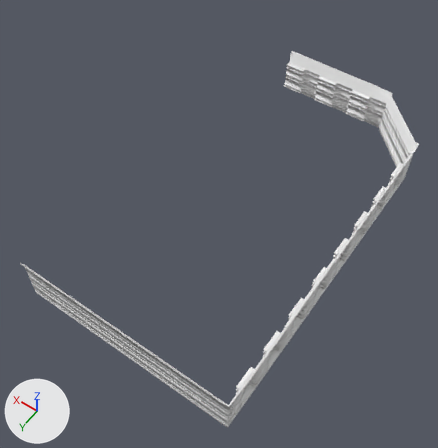
The OBJ model thehive/assets/Models/INT8_T/40.obj as it was, and as the next commit left it.
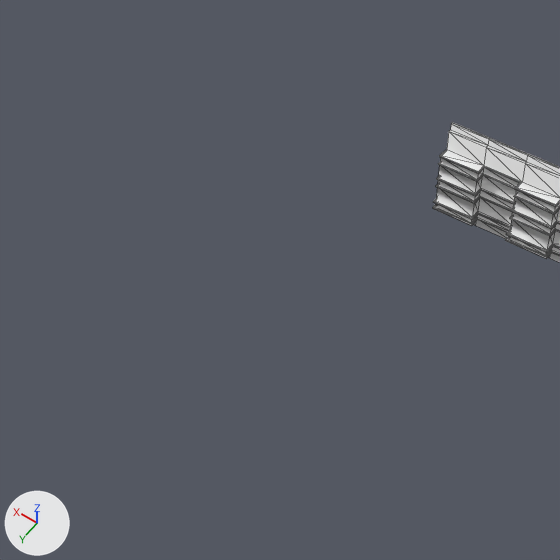
Each version is shown whole from a 50 mm camera at (-20.6, 36.2, 50.8) aimed at (3.8, 2.1, -2.8), then close up on the part from 24% to 77% of the width and 0% to 52% of the height. The lights are fixed; the arrows at lower left show +X, +Y and +Z. The close-ups show mesh edges as thin lines. Where no turn or scale is listed for an object, it has been applied to the vertices.

In view in the first close-up: 'Ed_1_PlantaBaja_Cube.000'.
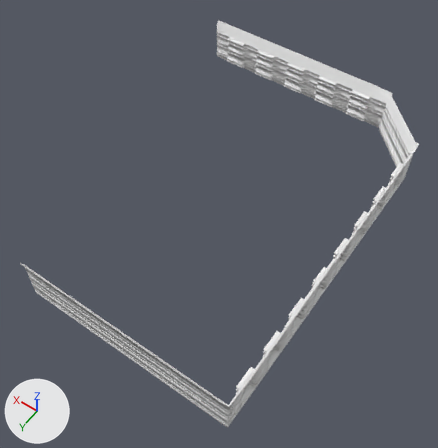
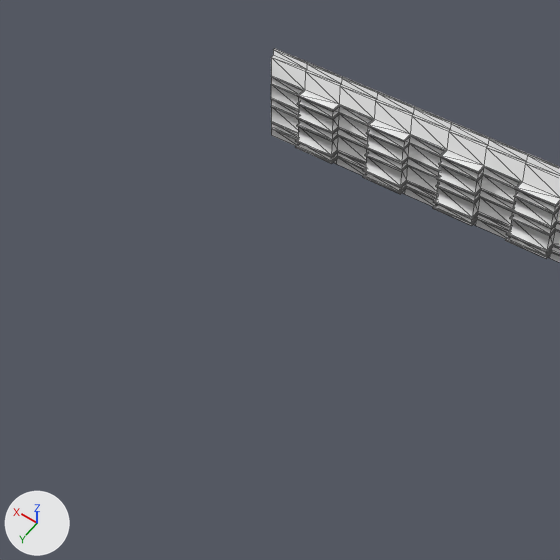
Changed parts and their boxes [x1, y1, x2, y2] in the close-ups (560 x 560 px):
'Ed_1_PlantaBaja_Cube.000', reshaped: before [433, 122, 560, 263]; after [271, 48, 560, 263]
part 1 of me_ed_1_plantabaja_cube_000, added: after [271, 48, 452, 206]

Edits to the bpy script that builds the scene:
```text
Change me_ed_1_plantabaja_cube_000:
    used by ob_ed_1_plantabaja_cube_000; location = (0.0, 0.0, 0.0)
    remove me_ed_1_plantabaja_cube_000.from_pydata(...)  # 1424 vertices, 2726 faces; spans x -10.5..13.8, y -22.7..20.6, z -2.7..2.9
    add me_ed_1_plantabaja_cube_000.from_pydata(...)  # 1670 vertices, 3210 faces; spans x -10.5..21.6, y -22.7..20.6, z -2.7..2.9
    me_ed_1_plantabaja_cube_000 part 1
    70 vertices are added at x 12.2..21.6, y -22.4..-21.7, z -2.2..1.3
    18 new vertices lie (2.3, 0.0, 0.0) away from vertices in x 10.0, y -22.7..-22.4, z -2.7..2.9
    12 new vertices lie (0.0, 0.6, 0.0) away from vertices in x 12.3, y -22.4, z -2.2..1.3
    20 new vertices lie (2.3, 0.0, 0.0) away from vertices in x 12.3, y -22.7..-21.8, z -2.7..2.9
    10 new vertices lie (0.0, -0.6, 0.0) away from vertices in x 14.6, y -21.8, z -2.2..1.3
    18 new vertices lie (2.4, 0.0, 0.0) away from vertices in x 14.6, y -22.7..-22.4, z -2.7..2.9
    12 new vertices lie (0.0, 0.6, 0.0) away from vertices in x 17.0, y -22.4, z -2.2..1.3
    22 new vertices lie (2.3, 0.0, 0.0) away from vertices in x 14.6..17.0, y -22.7..-21.8, z -2.7..2.9
    16 new vertices lie (2.5, 0.0, 0.0) away from vertices in x 12.2..16.9, y -21.8..-21.7, z -2.2..1.3
    26 new vertices lie (0.0, -0.6, 0.0) away from vertices in x 14.7..19.4, y -21.8..-21.7, z -2.2..1.3
    22 new vertices lie (2.3, 0.0, 0.0) away from vertices in x 19.3, y -22.7..-22.4, z -2.7..2.9
    482 new faces join them
```
